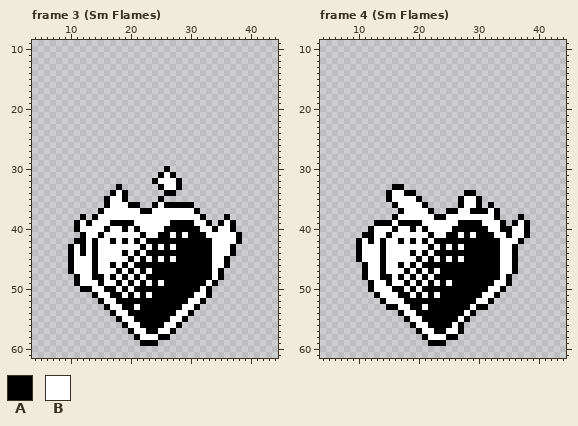
Pixel-art file, stored at Assets/Sprites/ComboFlames.aseprite. The picture above was drawn from the file before the commit.
48x64 pixels, 30 frames. Shown: frame 3 (Sm Flames): x 4..44, y 9..61; frame 4 (Sm Flames): x 4..44, y 9..61. The commit also changed other frames, which this record leaves out.
Visible layers, top first: "Final Heart", "Flames Final".
Palette (. is transparent): A #000000  B #ffffff
Pixels before, frame 3 (Sm Flames), first column x 10:
30 ................A............
31 ...............ABA...........
32 ..............ABBBA..........
33 ........A......ABBA..........
34 .......ABA......AA...........
35 ......ABBA.....A.............
36 ......ABBBAA..ABAAAAA........
37 .....ABBBBBBAABBBBBBBA.......
38 ..A.ABBBBBBBBBBBBBBBBBA...A..
39 .ABABBBAAAABBBBBBAAAABBA.ABA.
40 .ABBBBABBABABBBBAAAAAABBABBA.
41 ..ABBABBBBBBABBAABABAAABBBBBA
42 .AABABBABABABAAAAAAAAAAABBBBA
43 ABABABBBBBBBABABABAAAAAABBBA.
44 ABABABBBBABABAAAAAAAAAAABBBA.
45 ABBBABBBBBABABABABAAAAAABBA..
46 ABBBABBABABAAAAAAAAAAAAABBA..
47 ABBBABBBABABABAAAAAAAAAABA...
48 .ABBAABABABABAAAAAAAAAAABA...
49 .ABBBABBABABABABAAAAAAABA....
50 ..AABBAABABAAAAAAAAAAABA.....
51 ....ABBAABABABAAAAAAABBA.....
52 .....ABBAAAAAAAAAAAABBA......
53 ......ABBAABAAAAAAABBA.......
54 .......ABBAAAAAAAABBA........
55 ........ABBAAAAAABBA.........
56 .........ABBAAAABBA..........
57 ..........ABBAABBA...........
58 ...........ABBBAA............
59 ............AAA..............
Pixels before, frame 4 (Sm Flames), first column x 10:
33 ......AA.....................
34 .....ABBAA........AA.........
35 .....ABBBBA......ABBA........
36 ......ABBBBA.....ABBA.A......
37 .......ABBBBA..AABBAAABA.....
38 ......ABBBBBBAABBBBBBBBA...A.
39 ...AAABAAAABBBBBBAAAABBBA.ABA
40 ..ABBBABBABABBBBAAAAAABBAABBA
41 .AABBABBBBBBABBAABABAAABBABBA
42 ABABABBABABABAAAAAAAAAAABBBA.
43 ABBBABBBBBBBABABABAAAAAABBA..
44 ABBBABBBBABABAAAAAAAAAAABBA..
45 ABBBABBBBBABABABABAAAAAABBA..
46 .ABBABBABABAAAAAAAAAAAAABBA..
47 .ABBABBBABABABAAAAAAAAAABBA..
48 .ABBAABABABABAAAAAAAAAAABA...
49 ..ABBABBABABABABAAAAAAABBA...
50 ..ABBBAABABAAAAAAAAAAABBA....
51 ...ABBBAABABABAAAAAAABBA.....
52 ....ABBBAAAAAAAAAAAABBA......
53 .....AABBAABAAAAAAABAA.......
54 .......ABBAAAAAAAABA.........
55 ........ABBAAAAAABA..........
56 .........ABBAAAABA...........
57 ..........ABBAABBA...........
58 ...........ABBBAA............
59 ............AAA..............
Now the later version:
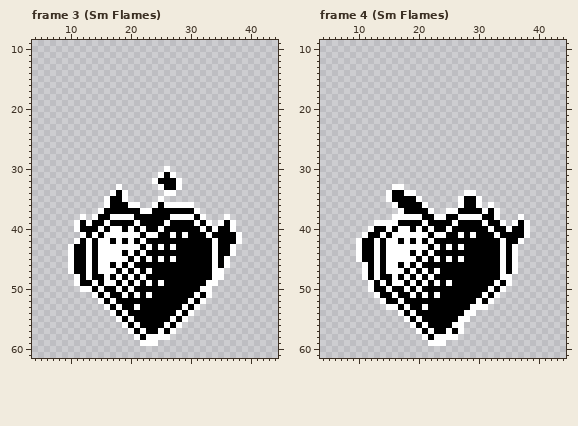
Changes in this commit:
layer "Flames Final" now hidden
layer "Flames Inverted" added
Changed rows in their new state; - is an unchanged pixel.
Frame 3 (Sm Flames), layer "Flames Inverted":
first column x 10:
30 ----------------B------------
31 ---------------BAB-----------
32 --------------BAAAB----------
33 --------B------BAAB----------
34 -------BAB------BB-----------
35 ------BAAB-----B-------------
36 ------BAAABB--BABBBBB--------
37 -----BAAAAAABBAAAAAAAB-------
38 --B-BAA----AAAAAA----AB---B--
39 -BABAA------AAAA------AB-BAB-
40 -BAAA--------AA--------ABAAB-
41 --BA--------------------AAAAB
42 -B-----------------------AAAB
43 BA-----------------------AAB-
44 BA-----------------------AAB-
45 BAA----------------------AB--
46 BAA----------------------AB--
47 BAA----------------------B---
48 -BA----------------------B---
49 -BAA--------------------B----
50 --BBA------------------B-----
51 ----BA----------------AB-----
52 -----BA--------------AB------
53 ------BA------------AB-------
54 -------BA----------AB--------
55 --------BA--------AB---------
56 ---------BA------AB----------
57 ----------BA----AB-----------
58 -----------BA--BB------------
59 ------------BBB--------------
Frame 4 (Sm Flames), layer "Flames Inverted":
first column x 10:
33 ------BB---------------------
34 -----BAABB--------BB---------
35 -----BAAAAB------BAAB--------
36 ------BAAAAB-----BAAB-B------
37 -------BAAAAB--BBAA--BAB-----
38 ------B----AABBAA----AAB---B-
39 ---BBB------AAAA------AAB-BAB
40 --BAA--------AA--------A-BAAB
41 -B-A--------------------A-AAB
42 BA-----------------------AAB-
43 BAA----------------------AB--
44 BAA----------------------AB--
45 BAA----------------------AB--
46 -BA----------------------AB--
47 -BA----------------------AB--
48 -BA----------------------B---
49 --BA--------------------AB---
50 --BAA------------------AB----
51 ---BAA----------------AB-----
52 ----BAA--------------AB------
53 -----BBA------------BB-------
54 -------BA----------B---------
55 --------BA--------B----------
56 ---------BA------B-----------
57 ----------BA----AB-----------
58 -----------BA--BB------------
59 ------------BBB--------------
Boxes around the changes in both pictures, in picture pixels (x1, y1, x2, y2):
changed: (68, 166, 242, 346)
changed: (356, 184, 530, 346)
